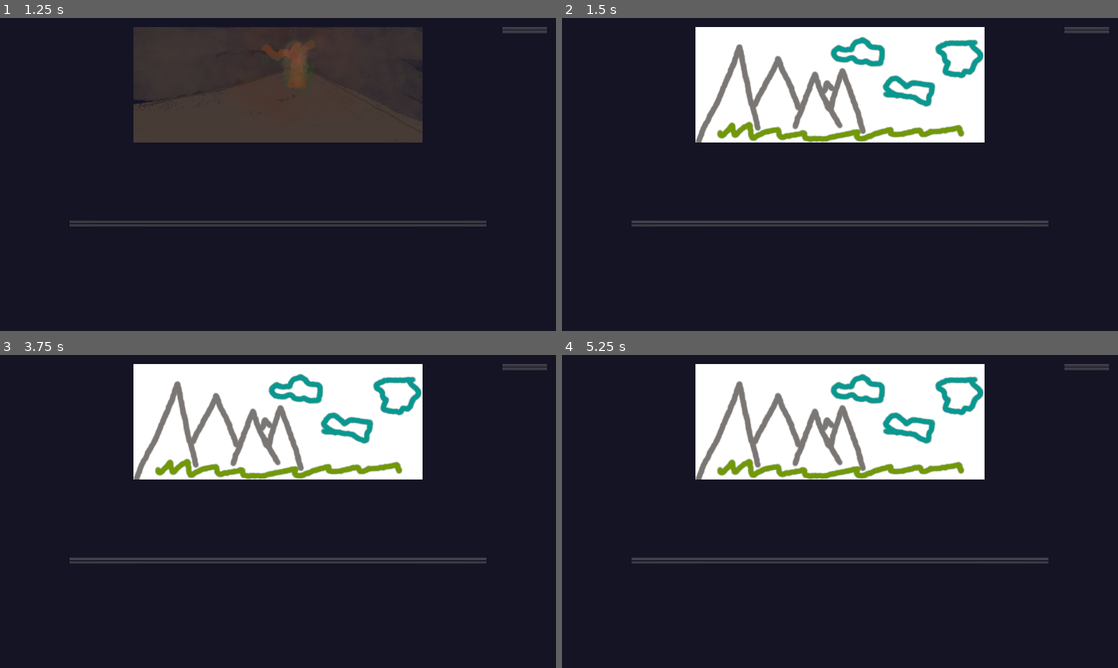
Above: before the commit, frames 1-4 (two rows, left to right).
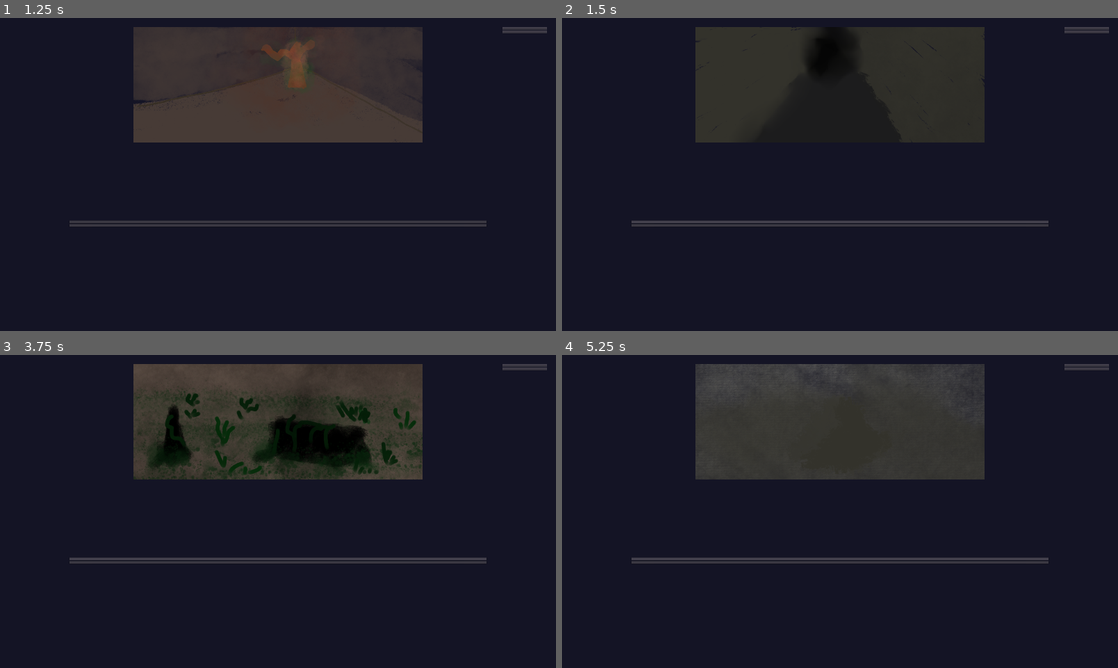
Above: after the commit, the same moments.

Repository: game-jam-team-gut/the-scholar
Game: Godot game, scene res://MainMenu.tscn
The game is run twice, just before and just after one commit, with the same random seed, the same clock (stepped at 60 frames per second) and the same inputs.
Inputs:
- Up to frame 1 (1.25 s): click "Play" at 0.5 s
- Up to frame 2 (1.5 s): click "*take it*" at 1.25 s
- Up to frame 3 (3.75 s): click "*let them finish the incantat…" at 2 s; click "Shoggoths or not, I need to g…" at 2.75 s; click "*sit at the table and feast*" at 3.5 s
- Up to frame 4 (5.25 s): click "*go a different way*" at 4.25 s; click "I should make sure if it’s a …" at 5 s

Frame 1 is identical in both runs. In frame 2, 19% of the frame differs, in the area x 24-76%, y 2-40%; in frame 3, 19%; in frame 4, 19%.

Commit message:
Add most of missing event images

Diff:
--- a/Events/Event15.tscn
+++ b/Events/Event15.tscn
@@ -1,8 +1,12 @@
-[gd_scene load_steps=2 format=2]
+[gd_scene load_steps=3 format=2]
 
 [ext_resource path="res://Event.tscn" type="PackedScene" id=1]
+[ext_resource path="res://Events/Images/15.png" type="Texture" id=2]
 
 [node name="Event" instance=ExtResource( 1 )]
+
+[node name="Image" parent="VBoxContainer2/CenterContainer" index="0"]
+texture = ExtResource( 2 )
 
 [node name="SyndiBox" parent="VBoxContainer2" index="1"]
 DIALOG = "As you progress through the ruins, you start to notice starfish-shaped reliefs on the walls. Their craftsmanship is truly accursed. Or is it? It might be just shadows meddling with your perspective."
--- a/Events/Event16.tscn
+++ b/Events/Event16.tscn
@@ -1,8 +1,12 @@
-[gd_scene load_steps=2 format=2]
+[gd_scene load_steps=3 format=2]
 
 [ext_resource path="res://Event.tscn" type="PackedScene" id=1]
+[ext_resource path="res://Events/Images/16.png" type="Texture" id=2]
 
 [node name="Event" instance=ExtResource( 1 )]
+
+[node name="Image" parent="VBoxContainer2/CenterContainer" index="0"]
+texture = ExtResource( 2 )
 
 [node name="SyndiBox" parent="VBoxContainer2" index="1"]
 DIALOG = "In the main hall there’s a grand fireplace. You could swear that there was still something smoldering in the ash as you’ve entered the room. Whatever it was, you think it’s gone…"
--- a/Events/Event17.tscn
+++ b/Events/Event17.tscn
@@ -1,8 +1,12 @@
-[gd_scene load_steps=2 format=2]
+[gd_scene load_steps=3 format=2]
 
 [ext_resource path="res://Event.tscn" type="PackedScene" id=1]
+[ext_resource path="res://Events/Images/17.png" type="Texture" id=2]
 
 [node name="Event" instance=ExtResource( 1 )]
+
+[node name="Image" parent="VBoxContainer2/CenterContainer" index="0"]
+texture = ExtResource( 2 )
 
 [node name="SyndiBox" parent="VBoxContainer2" index="1"]
 DIALOG = "As you go further into the darkness you start to hear a group of cultists. From what the’re chanting you can make up:  Y'AI'NG'NGAH,  YOG-SOTHOTH…"
--- a/Events/Event18.tscn
+++ b/Events/Event18.tscn
@@ -1,8 +1,12 @@
-[gd_scene load_steps=2 format=2]
+[gd_scene load_steps=3 format=2]
 
 [ext_resource path="res://Event.tscn" type="PackedScene" id=1]
+[ext_resource path="res://Events/Images/18.png" type="Texture" id=2]
 
 [node name="Event" instance=ExtResource( 1 )]
+
+[node name="Image" parent="VBoxContainer2/CenterContainer" index="0"]
+texture = ExtResource( 2 )
 
 [node name="SyndiBox" parent="VBoxContainer2" index="1"]
 DIALOG = "You’re outside. You’re beginning to hear some buzzy sound. There are blasphemous stories of Mi-go that you would rather not remember, as they’re stopping you from pursuing further into the ruins. In spite of all, these could be just some bugs."
--- a/Events/Event6.tscn
+++ b/Events/Event6.tscn
@@ -1,8 +1,12 @@
-[gd_scene load_steps=2 format=2]
+[gd_scene load_steps=3 format=2]
 
 [ext_resource path="res://Event.tscn" type="PackedScene" id=1]
+[ext_resource path="res://Events/Images/6.png" type="Texture" id=2]
 
 [node name="Event" instance=ExtResource( 1 )]
+
+[node name="Image" parent="VBoxContainer2/CenterContainer" index="0"]
+texture = ExtResource( 2 )
 
 [node name="SyndiBox" parent="VBoxContainer2" index="1"]
 DIALOG = "You’re starting to hear something. What could it be? Rats? No, not in these walls. They’re void of any pest. Or are they?"
--- a/Events/Event7.tscn
+++ b/Events/Event7.tscn
@@ -1,8 +1,12 @@
-[gd_scene load_steps=2 format=2]
+[gd_scene load_steps=3 format=2]
 
 [ext_resource path="res://Event.tscn" type="PackedScene" id=1]
+[ext_resource path="res://Events/Images/7.png" type="Texture" id=2]
 
 [node name="Event" instance=ExtResource( 1 )]
+
+[node name="Image" parent="VBoxContainer2/CenterContainer" index="0"]
+texture = ExtResource( 2 )
 
 [node name="SyndiBox" parent="VBoxContainer2" index="1"]
 DIALOG = "As you’ve exited the ruined garden you noticed a crowd of of village commons and on their necks… what could it be? Gills? Away with such nonsense, these are people! They might sell me some supplies."
--- a/Events/Event8.tscn
+++ b/Events/Event8.tscn
@@ -1,8 +1,12 @@
-[gd_scene load_steps=2 format=2]
+[gd_scene load_steps=3 format=2]
 
 [ext_resource path="res://Event.tscn" type="PackedScene" id=1]
+[ext_resource path="res://Events/Images/8.png" type="Texture" id=2]
 
 [node name="Event" instance=ExtResource( 1 )]
+
+[node name="Image" parent="VBoxContainer2/CenterContainer" index="0"]
+texture = ExtResource( 2 )
 
 [node name="SyndiBox" parent="VBoxContainer2" index="1"]
 DIALOG = "You’re starting to hear some melody. What could it be? Viol perhaps? No, there’s no reason why anyone would play music in here. If anything’s playing it is wind playing with my crumbling mind."
Binary file added: Events/Images/15.png
Not shown, added: Events/Images/15.png.import
Binary file added: Events/Images/16.png
Not shown, added: Events/Images/16.png.import
Binary file added: Events/Images/17.png
Not shown, added: Events/Images/17.png.import
Binary file added: Events/Images/18.png
Not shown, added: Events/Images/18.png.import
Binary file added: Events/Images/6.png
Not shown, added: Events/Images/6.png.import
Binary file added: Events/Images/7.png
Not shown, added: Events/Images/7.png.import
(and 2 more such lines)
